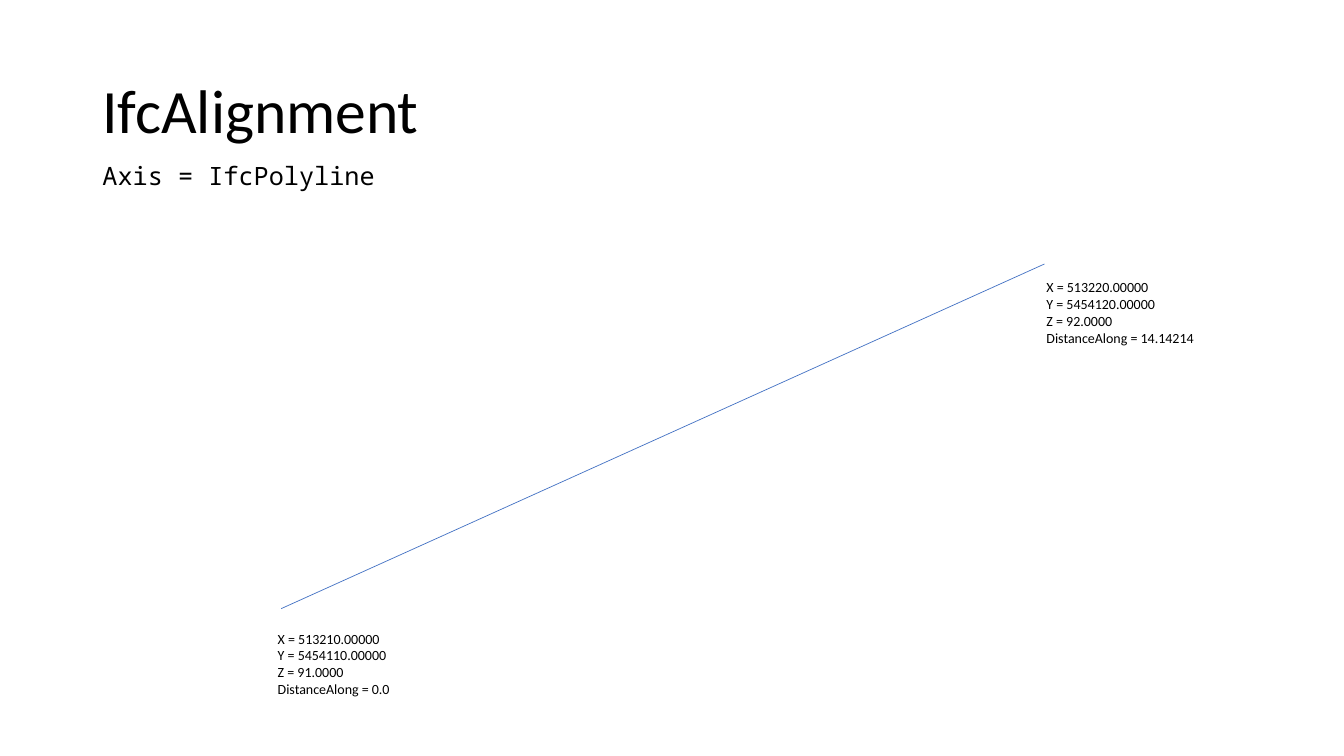
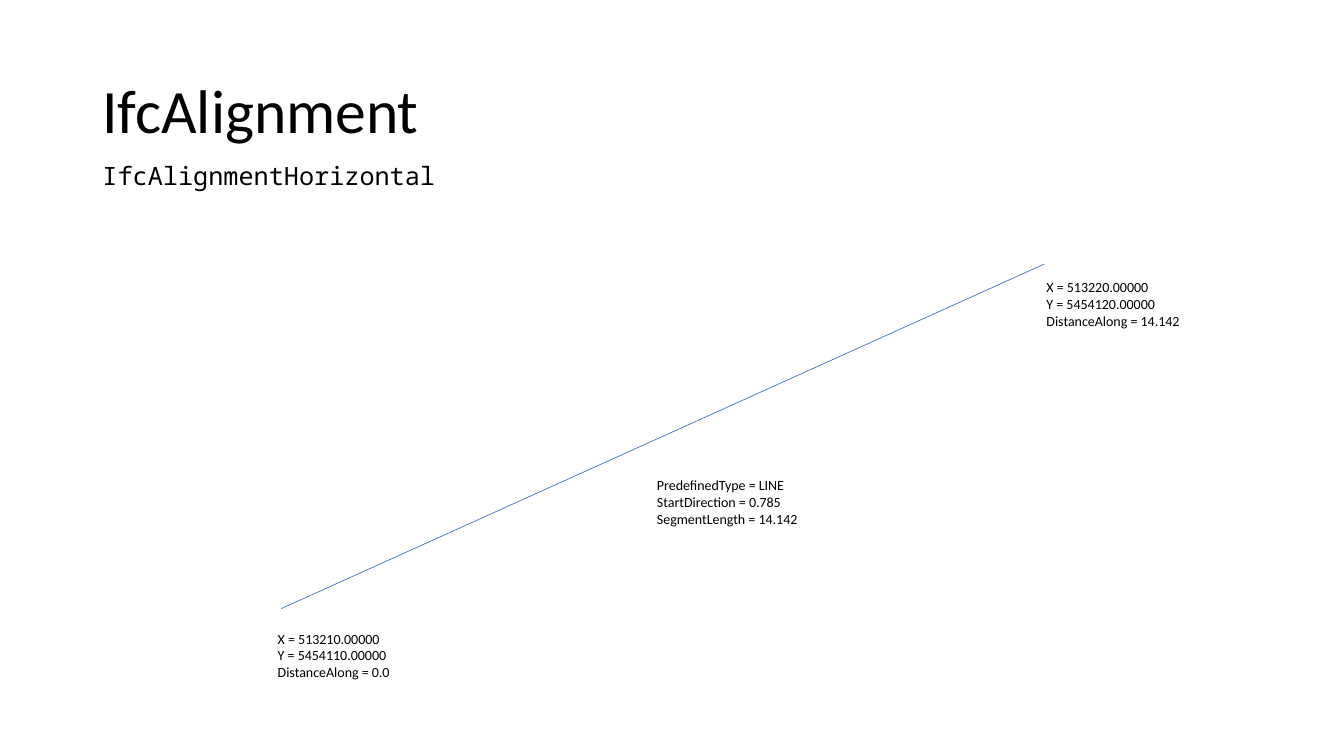
Before and after one commit to bSI-InfraRoom/IFC-infra-unit-test, a slide deck: slide 2 of UT-IfcPavement/UT-IfcPavement.pptx. Drawn at 1344x756 pixels with LibreOffice and Linux fonts; fonts in the diff are those of the drawing. Boxes give left, top, right and bottom in pixels: in the first picture for what was removed or moved away, otherwise in the second. Text is boxed around its words. In the diff, an @@ line names an element or a change of style, - is before the commit and + after.

```diff
--- a/UT-IfcPavement/UT-IfcPavement.pptx
+++ b/UT-IfcPavement/UT-IfcPavement.pptx
@@ text at <box>102,165,435,191</box>: text changed @@
-Axis = IfcPolyline
+IfcAlignmentHorizontal
@@ text at <box>1046,316,1180,329</box>: text changed @@
-Z = 92.0000
-DistanceAlong = 14.14214
+DistanceAlong = 14.142
@@ text added at <box>657,480,798,527</box>, 10 pt, text #000000 @@
+PredefinedType = LINE
+StartDirection = 0.785
+SegmentLength = 14.142
@@ text at <box>278,668,343,677</box>: paragraph removed @@
-Z = 91.0000
```
Also in this commit, not shown: 2 slides added, 5 other files.
